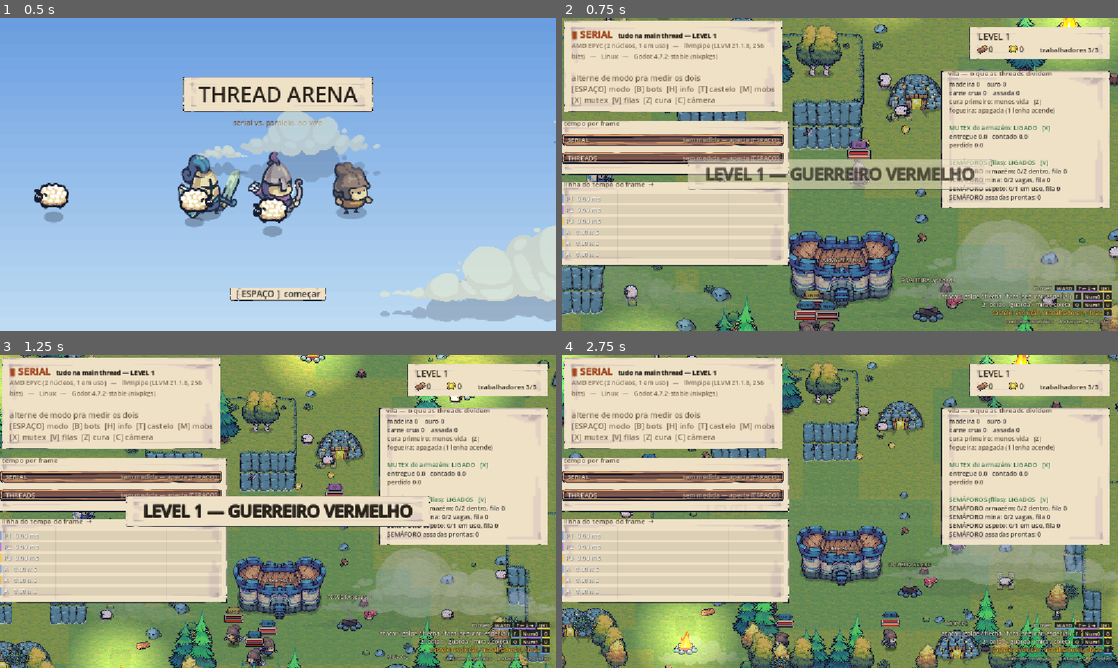
Above: before the commit, frames 1-4 (two rows, left to right).
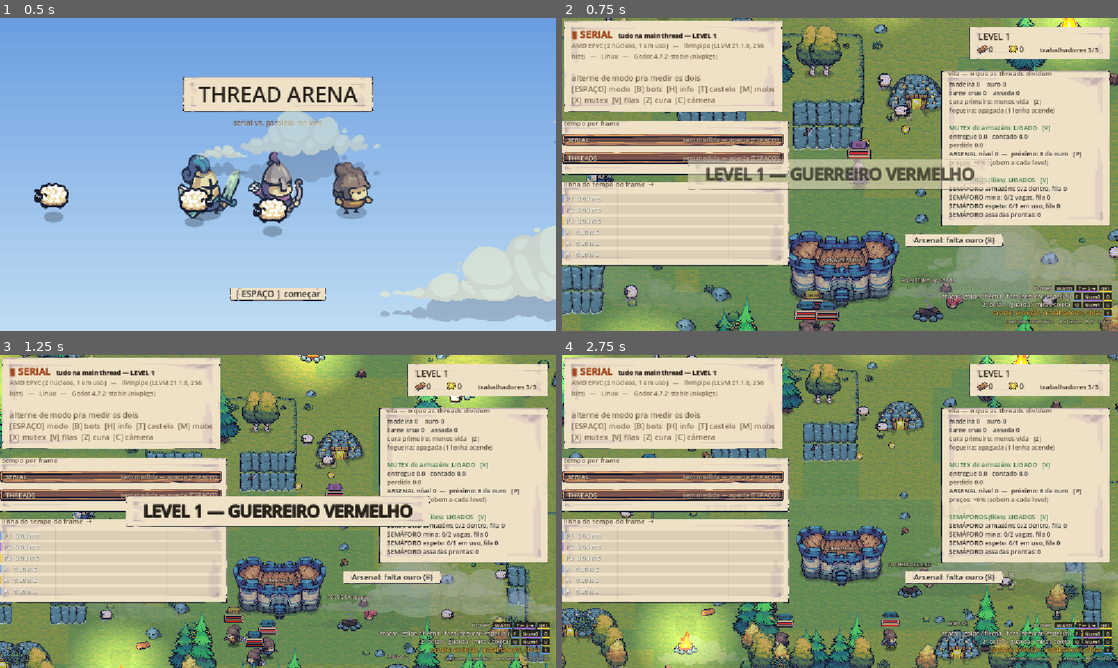
Above: after the commit, the same moments.

Repository: TobsBP/thread-arena
Game: Godot game, scene res://scenes/title_screen.tscn
The game is run twice, just before and just after one commit, with the same random seed, the same clock (stepped at 60 frames per second) and the same inputs.
Inputs (mouse positions are in pixels of both pictures, inside the frame that each line leads up to):
- Up to frame 1 (0.5 s): no input
- Up to frame 2 (0.75 s): tap Enter (ui_accept) at 0.5 s; move the mouse to (962, 158) at 0.52 s; hold Right from 0.53 s (still down); hold Enter (ui_accept) from 0.53 s (still down); tap P at 0.6 s; click (962, 158) at 0.67 s
- Up to frame 3 (1.25 s): keep holding Right; keep holding Enter (ui_accept)
- Up to frame 4 (2.75 s): move the mouse to (728, 527) at 1.27 s; release Right at 1.28 s; release Enter (ui_accept) at 1.28 s; hold Down 1.28-2.03 s; tap Enter (ui_accept) at 1.35, 1.52, 1.82 s; tap P at 1.55, 2.1 s; move the mouse to (895, 442) at 2.02 s; hold Right from 2.03 s (still down); hold Enter (ui_accept) from 2.03 s (still down)

Frame 1 is identical in both runs. In frame 2, 3.5% of the frame differs, in the area x 61-99%, y 19-74%; in frame 3, 3.4%; in frame 4, 3.6%.

Commit message:
feat: add arsenal upgrades and price inflation for balancing

Diff:
--- a/scripts/castle_menu.gd
+++ b/scripts/castle_menu.gd
@@ -352,7 +352,7 @@
 	draw_rect(card, fill)
 	draw_rect(card, CURSOR if selected else Color(0, 0, 0, 0.25), false, 3.0 if selected else 1.0)
 	_ink(card.position + Vector2(6, 18), node.title, 13, INK)
-	_draw_cost(card.position + Vector2(6, 42), node.wood, node.gold)
+	_draw_cost(card.position + Vector2(6, 42), node.wood, _kingdom.price(node.gold))
 	_ink(card.position + Vector2(6, card.size.y - 8), status, 12, status_col)
 
 
--- a/scripts/hud.gd
+++ b/scripts/hud.gd
@@ -296,6 +296,8 @@
 		["entregue %.1f   contado %.1f" % [v.delivered, v.counted], INK],
 		["perdido %.1f%s" % [lost, _lost_note(mutex_on, v.threads, lost)],
 				Color(BAD) if lost > 0.05 else INK_SOFT],
+		["ARSENAL nível %d  —  próximo: %d de ouro   [P]" % [v.arsenal, v.arsenal_cost], INK],
+		["preços: +%d%% (sobem a cada level)" % roundi((v.inflation - 1.0) * 100.0), INK_SOFT],
 		["", INK],
 		["SEMÁFOROS (filas): %s   [V]" % ("LIGADOS" if v.semaphores else "DESLIGADOS"),
 				Color(GOOD) if v.semaphores else Color(BAD)],
--- a/scripts/kingdom.gd
+++ b/scripts/kingdom.gd
@@ -24,6 +24,8 @@
 ## Começa com 2 lenhadores e 1 minerador: o minerador é o que faz o ouro
 ## entrar desde o início, mesmo no modo sem mobs.
 var max_workers := 3
+## Inflação do ouro da árvore (sobe a cada level).
+var price_mult := 1.0
 var job_cap: Array[int] = [2, 1, 0, 0]  ## 0 = profissão travada
 var assigned: Array[int] = [2, 1, 0, 0]
 var bought: Dictionary[StringName, bool] = {}
@@ -70,7 +72,7 @@
 		return "requer %s" % UpgradeTree.find(node.requires).title
 	if level < node.level:
 		return "Level %d" % node.level
-	if not has_funds(node.wood, node.gold):
+	if not has_funds(node.wood, price(node.gold)):
 		return "sem recurso"
 	return ""
 
@@ -79,7 +81,7 @@
 	if not buy_block(id, level).is_empty():
 		return false
 	var node := UpgradeTree.find(id)
-	pay(node.wood, node.gold)
+	pay(node.wood, price(node.gold))
 	bought[id] = true
 	var fx: Dictionary = node.effect
 	max_workers += fx.get("max_workers", 0)
@@ -128,6 +130,11 @@
 		assigned[best] += 1
 
 
+## Preço em ouro de agora, com a inflação.
+func price(gold: int) -> int:
+	return ceili(gold * price_mult)
+
+
 func is_job_unlocked(job: int) -> bool:
 	return job_cap[job] > 0
 
--- a/scripts/main.gd
+++ b/scripts/main.gd
@@ -97,8 +97,17 @@
 const PAWN_DIR := "res://assets/Tiny Swords (Free Pack)/Tiny Swords (Free Pack)/Units/%s Units/Pawn/Pawn_%s.png"
 ## Teto de aldeões no mapa, por mais que o reino tenha moradia.
 const MAX_VILLAGERS := 10
-## Goblin derrubado rende ouro pro reino: é a parte dos players na economia.
-const GOBLIN_GOLD := 1
+## Goblin não dá ouro: todo ouro passa pelo armazém (mutex e fila).
+const GOBLIN_GOLD := 0
+## Arsenal [P]: cada nível dá mais dano e vida aos players e fica mais caro.
+const ARSENAL_BASE := 8.0
+const ARSENAL_GROWTH := 1.12
+const ARSENAL_DAMAGE := 0.10  ## +10% de dano por nível
+const ARSENAL_HP := 10.0  ## +10 de vida máxima por nível
+## Árvore e Arsenal ficam 6% mais caros a cada level.
+const INFLATION_PER_LEVEL := 0.06
+## Antes deste level a derrota não conta: uma onda azarada no começo não decide a partida.
+const DEFEAT_FROM_LEVEL := 4
 
 ## Derrota: os três players caídos ao mesmo tempo.
 const PLAYER_RESPAWN_TIME := 6.0
@@ -228,6 +237,8 @@
 var game_over := false
 var game_time := 0.0  ## segundos de partida (para na derrota)
 var _govern_timer := 0.0
+var arsenal := 0  ## níveis de Arsenal comprados
+var player_power := 1.0  ## multiplicador de dano dos players (Arsenal)
 ## Linha de comando (depois do "--"): partida sem ninguém, pra medir. Ver _apply_cli().
 var _auto_quit := false
 var _max_time := 0.0  ## > 0: encerra a partida nesse tempo mesmo sem derrota
@@ -450,6 +461,7 @@
 func _start_banner() -> void:
 	level_phase = LevelPhase.BANNER
 	phase_timer = 0.0
+	kingdom.price_mult = 1.0 + INFLATION_PER_LEVEL * (level - 1)
 
 
 func _start_combat() -> void:
@@ -671,6 +683,8 @@
 
 ## Os três caídos ao mesmo tempo: acabou.
 func _check_defeat() -> void:
+	if level < DEFEAT_FROM_LEVEL:
+		return
 	for p in players:
 		if not p.is_dead():
 			return
@@ -681,10 +695,10 @@
 	game_over = true
 	if _auto_quit:
 		var v := _village_stats()
-		print("RESULT fim=%s level=%d tempo=%.0f mutex=%d fila=%d cura=%d entregue=%.1f contado=%.1f perdido=%.1f comprados=%d aldeoes=%d obras=%d madeira=%d ouro=%d" % [
+		print("RESULT fim=%s level=%d tempo=%.0f mutex=%d fila=%d cura=%d entregue=%.1f contado=%.1f perdido=%.1f comprados=%d aldeoes=%d obras=%d madeira=%d ouro=%d arsenal=%d ouro_total=%.1f" % [
 			why, level, game_time, int(village.use_mutex), int(village.use_semaphores), heal_mode,
 			v.delivered, v.counted, v.delivered - v.counted, kingdom.bought.size(),
-			workers.size(), build_sites.size(), kingdom.stock("wood"), kingdom.stock("gold")])
+			workers.size(), build_sites.size(), kingdom.stock("wood"), kingdom.stock("gold"), arsenal, village.gold_in])
 		get_tree().quit()
 
 
@@ -735,16 +749,23 @@
 	if _govern_timer > 0.0:
 		return
 	_govern_timer = BOT_GOVERN_EVERY
+	# Compra o mais barato entre o próximo nó da árvore e o Arsenal.
+	var next_id: StringName = &""
 	for id in BOT_BUY_ORDER:
 		if kingdom.bought.has(id):
 			continue
 		var why := kingdom.buy_block(id, level)
-		if why.is_empty():
-			kingdom.buy(id, level)
-			hud.show_notice("Os bots compraram: %s" % UpgradeTree.find(id).title, 2.5)
+		if why.is_empty() or why == "sem recurso":
+			next_id = id
+			break
+	var tree_cost: int = kingdom.price(UpgradeTree.find(next_id).gold) if next_id != &"" else 1 << 30
+	if tree_cost <= _arsenal_cost():
+		if next_id != &"" and kingdom.buy_block(next_id, level).is_empty():
+			kingdom.buy(next_id, level)
+			hud.show_notice("Os bots compraram: %s" % UpgradeTree.find(next_id).title, 2.5)
 			return
-		if why == "sem recurso":
-			break  ## guarda o ouro pra este em vez de gastar nos de baixo
+	elif _buy_arsenal():
+		return
 	for kind in BOT_BUILD_ORDER:
 		var have: int = kingdom.built.get(kind, 0)
 		for site in build_sites:
@@ -756,6 +777,27 @@
 			continue
 		if _bot_build(kind):
 			return
+
+
+func _arsenal_cost() -> int:
+	return roundi(ARSENAL_BASE * pow(ARSENAL_GROWTH, arsenal) * kingdom.price_mult)
+
+
+## Compra um nível de Arsenal se tiver ouro.
+func _buy_arsenal() -> bool:
+	var cost := _arsenal_cost()
+	if not kingdom.has_funds(0, cost):
+		return false
+	kingdom.pay(0, cost)
+	arsenal += 1
+	player_power = 1.0 + ARSENAL_DAMAGE * arsenal
+	for p in players:
+		p.max_hp += ARSENAL_HP
+		if not p.is_dead():
+			p.hp += ARSENAL_HP
+	hud.show_notice("Arsenal nível %d: +%d%% de dano, +%d de vida" % [
+			arsenal, roundi(100 * ARSENAL_DAMAGE * arsenal), roundi(ARSENAL_HP * arsenal)], 2.5)
+	return true
 
 
 ## Acha um lugar em volta do castelo e ergue.
@@ -1102,6 +1144,7 @@
 		roasts = village.roasts, fire = village.fire_fuel,
 		mutex = village.use_mutex, semaphores = village.use_semaphores, threads = use_threads,
 		heal = HEAL_MODE_NAMES[heal_mode],
+		arsenal = arsenal, arsenal_cost = _arsenal_cost(), inflation = kingdom.price_mult,
 		counted = village.counted, delivered = 0.0,
 		mine_used = 0, mine_queue = 0, fire_used = 0, fire_queue = 0,
 		door_used = 0, door_queue = 0,
@@ -1290,6 +1333,8 @@
 				u.attack_hit = true
 				var blocked := v.is_guarding
 				var dmg := u.attack_damage * (u.special_damage_mult if u.is_special else 1.0)
+				if not u.is_enemy:
+					dmg *= player_power
 				if blocked:
 					dmg *= GUARD_DAMAGE_MULT
 					v.block_fx_time = 0.0
@@ -1303,10 +1348,11 @@
 					v.hp = 0.0
 					v.death_time = 0.0
 	for u in to_remove:
-		village.add(Village.Res.GOLD, GOBLIN_GOLD)
-		map.pop_resource(Village.Res.GOLD, u.pos + Vector2(0, 24))
-		damage_numbers.append(DamageNumber.note(u.pos + Vector2(0, 40), "+%d" % GOBLIN_GOLD,
-				RES_TEXT[Village.Res.GOLD]))
+		if GOBLIN_GOLD > 0:
+			village.add(Village.Res.GOLD, GOBLIN_GOLD)
+			map.pop_resource(Village.Res.GOLD, u.pos + Vector2(0, 24))
+			damage_numbers.append(DamageNumber.note(u.pos + Vector2(0, 40), "+%d" % GOBLIN_GOLD,
+					RES_TEXT[Village.Res.GOLD]))
 		_remove_enemy(u)
 
 
@@ -1340,11 +1386,11 @@
 				continue
 			if a.pos.distance_to(u.pos) < ARROW_HIT_RANGE:
 				a.hit = true
-				u.hp -= ARROW_DAMAGE
+				u.hp -= ARROW_DAMAGE * player_power
 				u.hit_flash_time = 0.0
 				u.hit_pop_time = 0.0
 				_knockback(u, a.pos - a.dir * 40.0)  ## empurra na direção que a flecha vinha
-				damage_numbers.append(DamageNumber.new(u.pos, ARROW_DAMAGE))
+				damage_numbers.append(DamageNumber.new(u.pos, ARROW_DAMAGE * player_power))
 				_shake_camera(CAM_SHAKE_SPECIAL if a.mode == Arrow.Mode.RAIN else CAM_SHAKE_HIT)
 				if u.hp <= 0.0:
 					u.hp = 0.0
@@ -1892,6 +1938,10 @@
 		# Liga/desliga os semáforos de capacidade (as filas)
 		village.set_semaphores_enabled(not village.use_semaphores)
 	elif event is InputEventKey and event.pressed and not event.echo \
+			and event.physical_keycode == KEY_P:
+		if not _buy_arsenal():
+			hud.show_notice("Arsenal: falta ouro (%d)" % _arsenal_cost(), 2.0)
+	elif event is InputEventKey and event.pressed and not event.echo \
 			and event.physical_keycode == KEY_X:
 		# Liga/desliga o lock do depósito no armazém (Village.deposit)
 		village.use_mutex = not village.use_mutex
--- a/scripts/village.gd
+++ b/scripts/village.gd
@@ -10,13 +10,13 @@
 const MINE_SLOTS := 2
 const DEPOT_SLOTS := 2  ## quantos cabem dentro do armazém descarregando ao mesmo tempo
 ## Quanto rende uma viagem de aldeão, por Res (lenha, ouro, carne)
-const LOAD: Array[float] = [3.0, 2.0, 1.0]
+const LOAD: Array[float] = [3.0, 4.0, 1.0]
 const FIRE_SLOTS := 1  ## um espeto só: semáforo binário
 const FIRE_BURN_TIME := 25.0  ## segundos de fogo por lenha
 const SITE_REACH := 90.0  ## perto o bastante do armazém/mina/fogueira pra parar
 const EPS := 0.001  ## a carga entra em fatias (float): 1.0 pode chegar como 0.9999
 ## Janela entre ler e escrever o total, em iterações de trabalho falso.
-const COUNT_WORK := 6000
+const COUNT_WORK := 24000
 
 ## Pontos fixos, escritos uma vez por main.gd antes de qualquer Thread existir e só lidos depois.
 var depot := Vector2.ZERO
@@ -35,6 +35,7 @@
 var wood := 0.0
 var gold := 0.0
 var meat := 0.0  ## carne crua esperando o espeto
+var gold_in := 0.0  ## todo ouro já registrado no armazém
 var counted := 0.0  ## total que o armazém registrou — compare com a soma de Player.delivered
 var fire_fuel := 0.0  ## segundos de fogo restantes; <= 0 = apagada
 var roasts := 0  ## assadas na mesa: espelho da contagem de roast_ready, que não dá pra ler
@@ -150,6 +151,8 @@
 		acc += sqrt(float(k))
 	_set_stock(kind, seen + amount)
 	counted = seen_total + amount
+	if kind == Res.GOLD:
+		gold_in += amount
 	if locked:
 		_lock.unlock()
 
